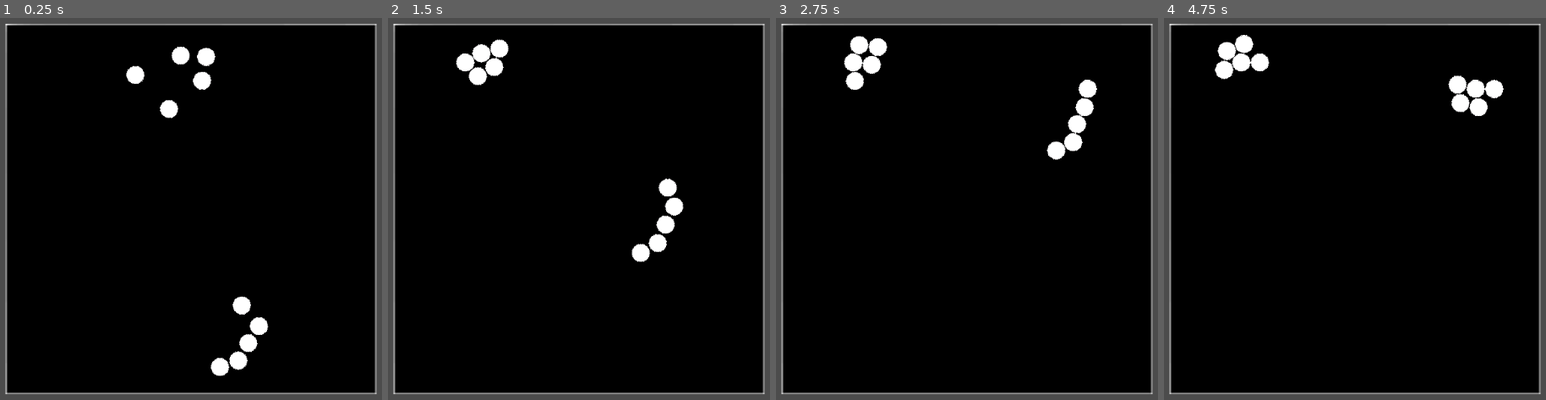
Above: before the commit, frames 1-4 (left to right).
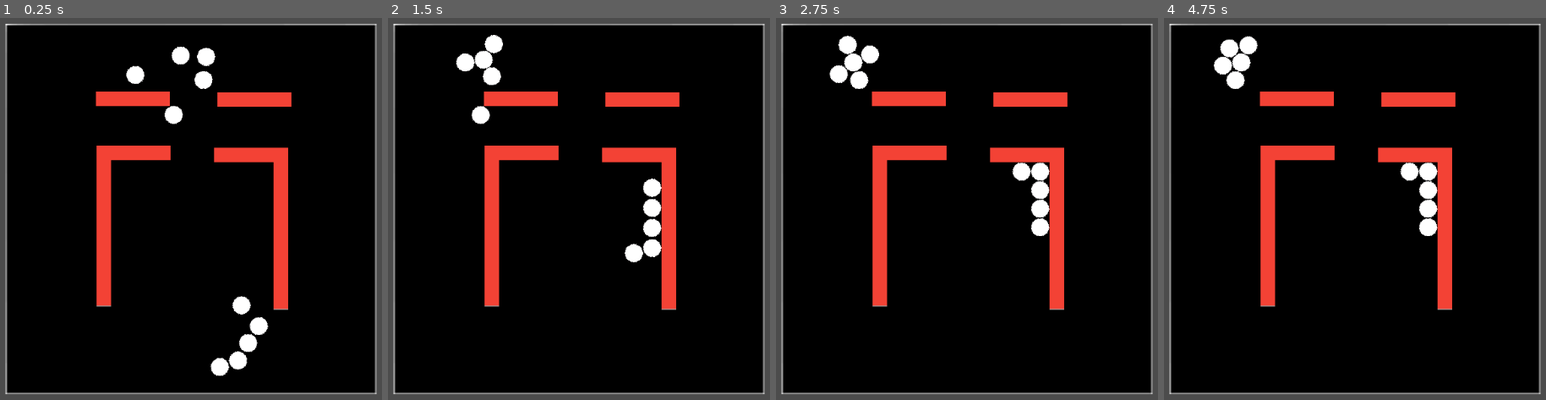
Above: after the commit, the same moments.

Repository: sisipun/CybersportManager
Game: Godot game, scene res://script/ui.tscn
Two runs of this game, one before a commit and one after it. Both use one fixed random seed, a clock stepped at 60 frames per second and the inputs below.
Inputs:
- Up to frame 1 (0.25 s): no input
- Up to frame 2 (1.5 s): no input
- Up to frame 3 (2.75 s): no input
- Up to frame 4 (4.75 s): no input

The runs differ from the first frame. In frame 1, 6.5% of the frame differs, in the area x 25-77%, y 13-94%; in frame 2, 7.9%; in frame 3, 8.8%, in the area x 13-85%, y 4-77%; in frame 4, 8.7%.

Commit message:
Add walls to dust map

Diff:
--- a/game/script/tactical_fps/match/map/instance/tactical_fps_map_dust.tscn
+++ b/game/script/tactical_fps/match/map/instance/tactical_fps_map_dust.tscn
@@ -1,8 +1,9 @@
-[gd_scene load_steps=4 format=2]
+[gd_scene load_steps=5 format=2]
 
 [ext_resource path="res://script/tactical_fps/match/map/tactical_fps_map.tscn" type="PackedScene" id=1]
 [ext_resource path="res://script/tactical_fps/match/map/tactical_fps_plant_zone.tscn" type="PackedScene" id=2]
 [ext_resource path="res://script/tactical_fps/match/map/tactical_fps_starting_position.tscn" type="PackedScene" id=3]
+[ext_resource path="res://script/tactical_fps/match/map/tactical_fps_wall.tscn" type="PackedScene" id=4]
 
 [node name="Map" instance=ExtResource( 1 )]
 starting_position_nodes = [ NodePath("BlueStartingPosition"), NodePath("RedStartingPosition") ]
@@ -20,5 +21,29 @@
 scale = Vector2( 2, 2 )
 
 [node name="ZoneB" parent="." index="5" instance=ExtResource( 2 )]
-position = Vector2( 184, -186 )
+position = Vector2( 185, -206 )
 scale = Vector2( 2, 2 )
+
+[node name="Wall" parent="." index="6" instance=ExtResource( 4 )]
+position = Vector2( -132, 35 )
+scale = Vector2( 0.1, 1 )
+
+[node name="Wall5" parent="." index="7" instance=ExtResource( 4 )]
+position = Vector2( 136, 40 )
+scale = Vector2( 0.1, 1 )
+
+[node name="Wall2" parent="." index="8" instance=ExtResource( 4 )]
+position = Vector2( -87, -85 )
+scale = Vector2( 0.5, 0.1 )
+
+[node name="Wall6" parent="." index="9" instance=ExtResource( 4 )]
+position = Vector2( 91, -82 )
+scale = Vector2( 0.5, 0.1 )
+
+[node name="Wall3" parent="." index="10" instance=ExtResource( 4 )]
+position = Vector2( -88, -167 )
+scale = Vector2( 0.5, 0.1 )
+
+[node name="Wall4" parent="." index="11" instance=ExtResource( 4 )]
+position = Vector2( 96, -166 )
+scale = Vector2( 0.5, 0.1 )
